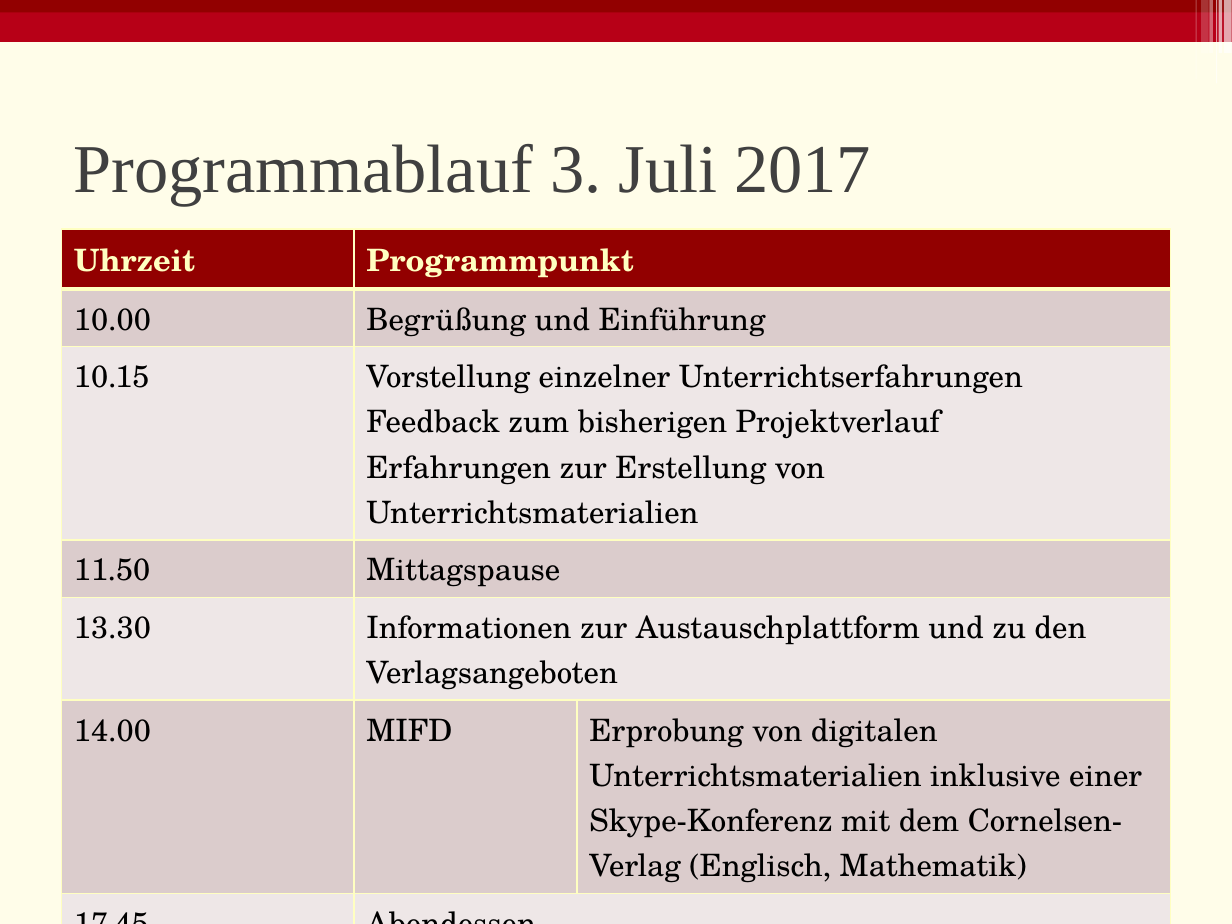
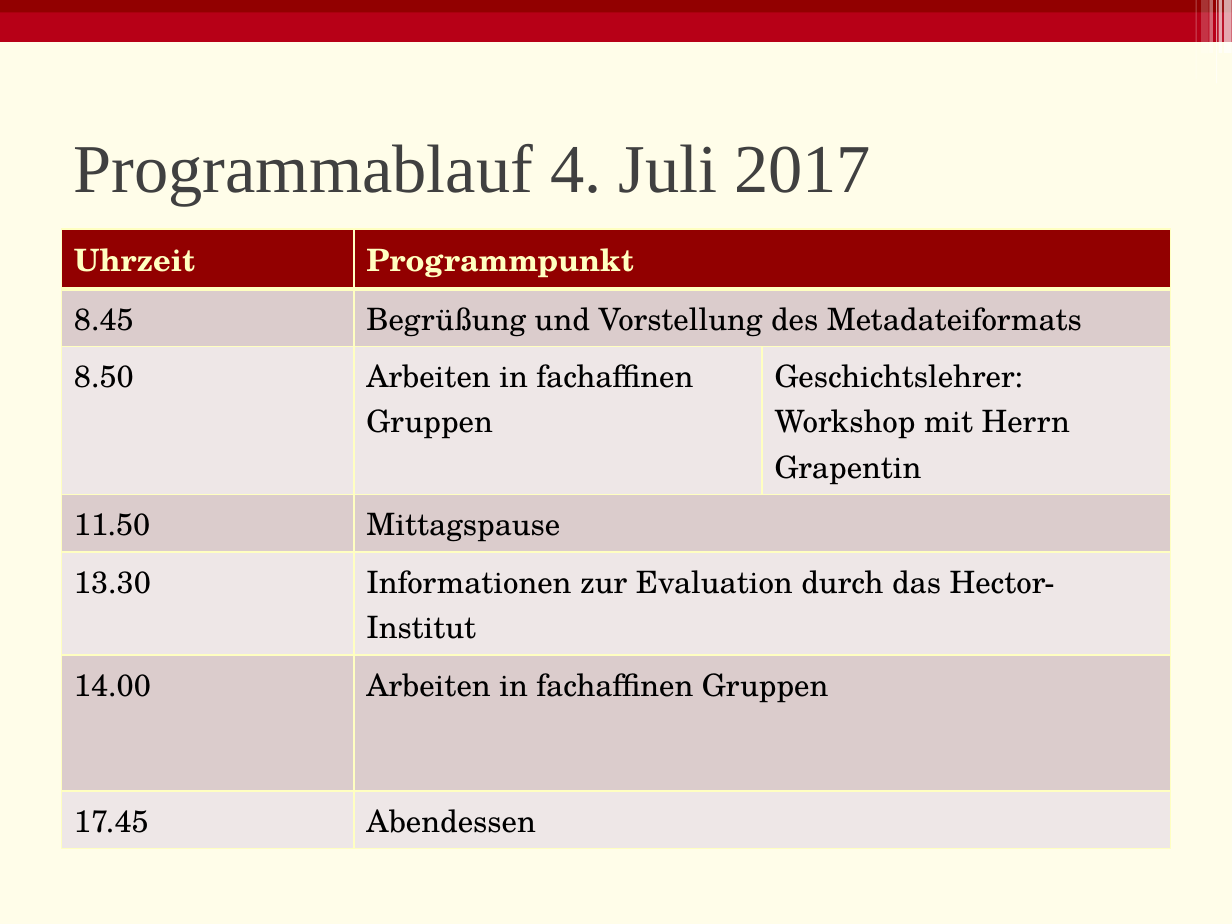
Before and after one commit to menzelths/BadWildbad, a slide deck: slide 2 of PDFs/Programmablauf.pptx. Drawn at 1232x924 pixels with LibreOffice and Linux fonts; fonts in the diff are those of the drawing; background and template pictures are left out. Boxes give left, top, right and bottom in pixels: in the first picture for what was removed or moved away, otherwise in the second. Text is boxed around its words. In the diff, an @@ line names an element or a change of style, - is before the commit and + after.

```diff
--- a/PDFs/Programmablauf.pptx
+++ b/PDFs/Programmablauf.pptx
@@ title at bbox=[74, 144, 871, 206]: text changed @@
-Programmablauf 3. Juli 2017
+Programmablauf 4. Juli 2017
@@ table at bbox=[62, 229, 1169, 837] @@
-row 2, column 1: 10.00
+row 2, column 1: 8.45
-row 2, column 2: Begrüßung und Einführung
+row 2, column 2: Begrüßung und Vorstellung des Metadateiformats
-row 3: 10.15 | Vorstellung einzelner Unterrichtserfahrungen / Feedback zum bisherigen Projektverlauf / Erfahrungen zur Erstellung von Unterrichtsmaterialien | 
+row 3: 8.50 | Arbeiten in fachaffinen Gruppen | Geschichtslehrer: / Workshop mit Herrn Grapentin
-row 5, column 2: Informationen zur Austauschplattform und zu den Verlagsangeboten
+row 5, column 2: Informationen zur Evaluation durch das Hector-Institut
-row 6, column 2: MIFD
+row 6, column 2: Arbeiten in fachaffinen Gruppen
-row 6, column 3: Erprobung von digitalen Unterrichtsmaterialien inklusive einer Skype-Konferenz mit dem Cornelsen-Verlag (Englisch, Mathematik)
+row 6, column 3: 
```
Also in this commit, not shown: 2 other files.
